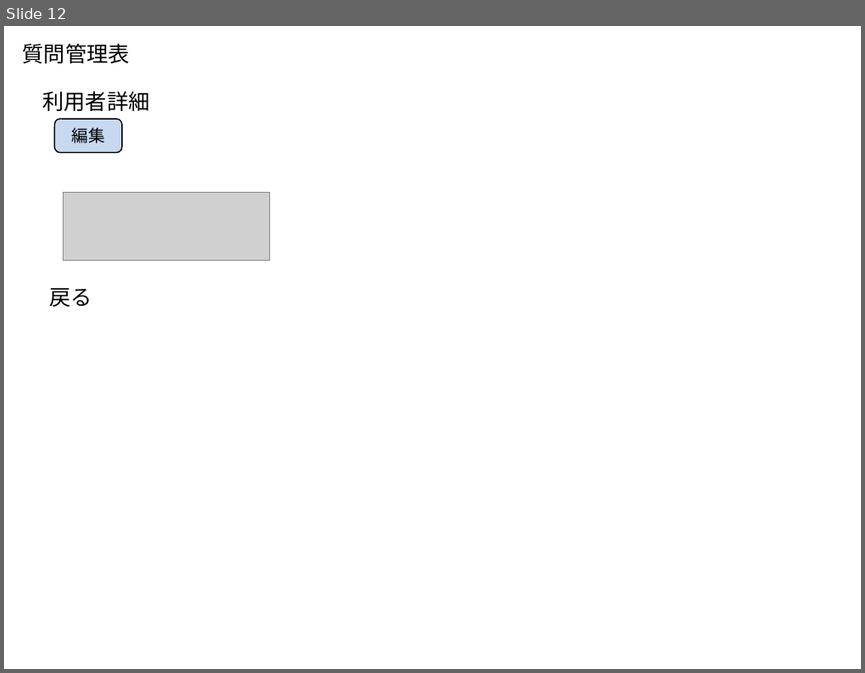
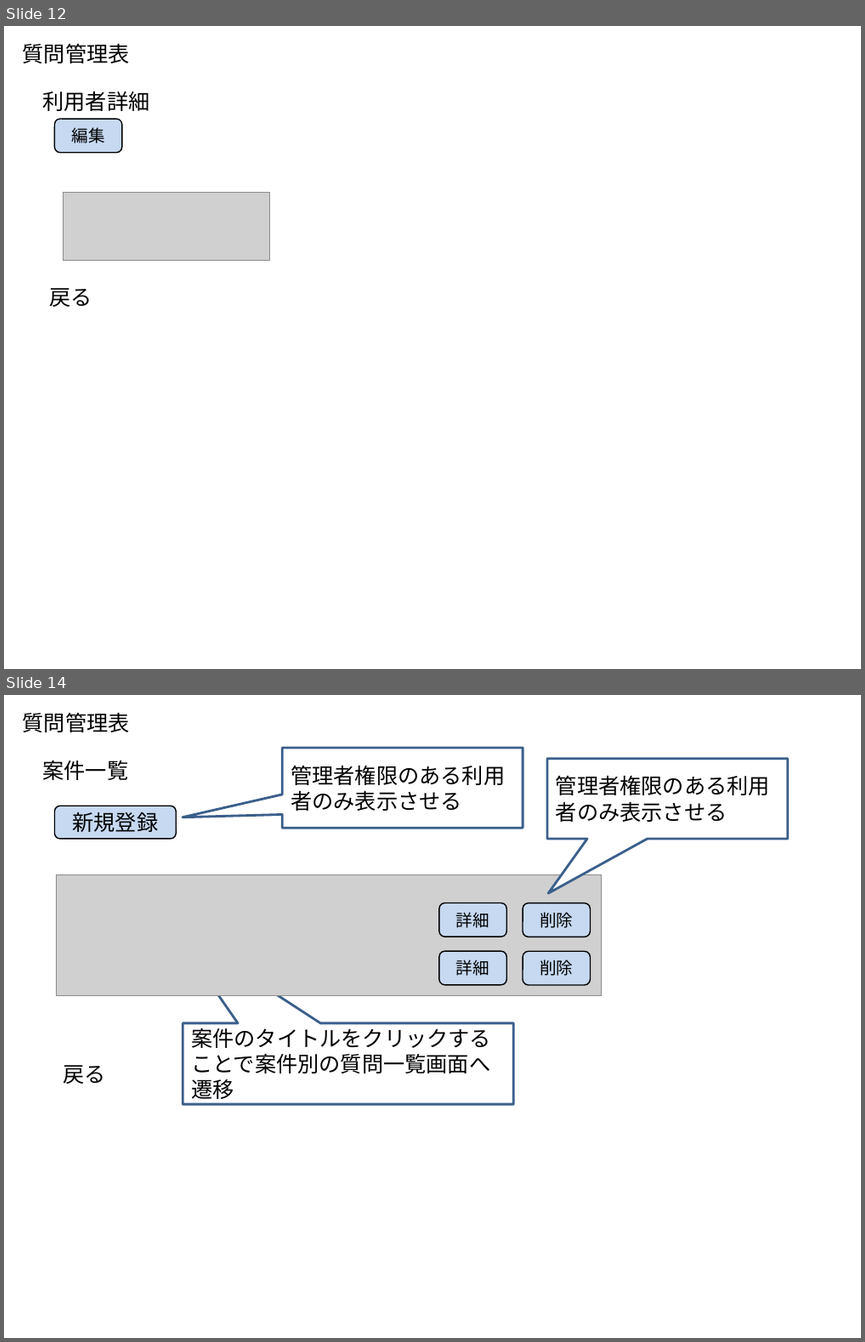
Before and after one commit to t-shimada/qa-docs, a slide deck: 画面一覧.pptx. Shown one above the other, each under a label of ours: slide 12 before the commit, slides 12 and 14 after it; the slides between them are not shown. The pictures are 865x673 and 865x1342 pixels, drawn with LibreOffice and Linux fonts; fonts in the diff are those of the drawing; grey boxes stand for pictures. Boxes give left, top, right and bottom in pixels: in the first picture for what was removed or moved away, otherwise in the second. Text is boxed around its words. In the diff, an @@ line names an element or a change of style, - is before the commit and + after.

Commit message:
案件管理の追加に伴ってドキュメントを修正

```diff
--- a/画面一覧.pptx
+++ b/画面一覧.pptx
@@ slide 14 added at <box>4,695,861,1338</box>, background #FFFFFF @@
@@ text added at <box>23,712,130,732</box>, 18 pt, text #000000 @@
+質問管理表
@@ text added at <box>43,760,129,780</box>, 18 pt, text #000000 @@
+案件一覧
@@ speech box added at <box>283,748,523,828</box>, fill #FFFFFF, outline #3A5F8C 2 pt, 18 pt, text #000000 @@
+管理者権限のある利用者のみ表示させる
@@ speech box added at <box>547,759,788,838</box>, fill #FFFFFF, outline #3A5F8C 2 pt, 18 pt, text #000000 @@
+管理者権限のある利用者のみ表示させる
@@ rounded rectangle added at <box>54,805,177,838</box>, fill #C6D9F1, outline #000000 1 pt, 18 pt, text #000000 @@
+新規登録
@@ picture added at <box>56,875,602,997</box> @@
@@ rounded rectangle added at <box>439,903,507,936</box>, fill #C6D9F1, outline #000000 1 pt, 14 pt, text #000000 @@
+詳細
@@ rounded rectangle added at <box>522,903,590,936</box>, fill #C6D9F1, outline #000000 1 pt, 14 pt, text #000000 @@
+削除
@@ rounded rectangle added at <box>439,951,507,985</box>, fill #C6D9F1, outline #000000 1 pt, 14 pt, text #000000 @@
+詳細
@@ rounded rectangle added at <box>522,951,590,985</box>, fill #C6D9F1, outline #000000 1 pt, 14 pt, text #000000 @@
+削除
@@ speech box added at <box>183,1023,514,1104</box>, fill #FFFFFF, outline #3A5F8C 2 pt, 18 pt, text #000000 @@
+案件のタイトルをクリックすることで案件別の質問一覧画面へ遷移
@@ text added at <box>63,1065,105,1083</box>, 18 pt, text #000000 @@
+戻る
```
Also in this commit, not shown: 5 other slides added, 3 other files.
